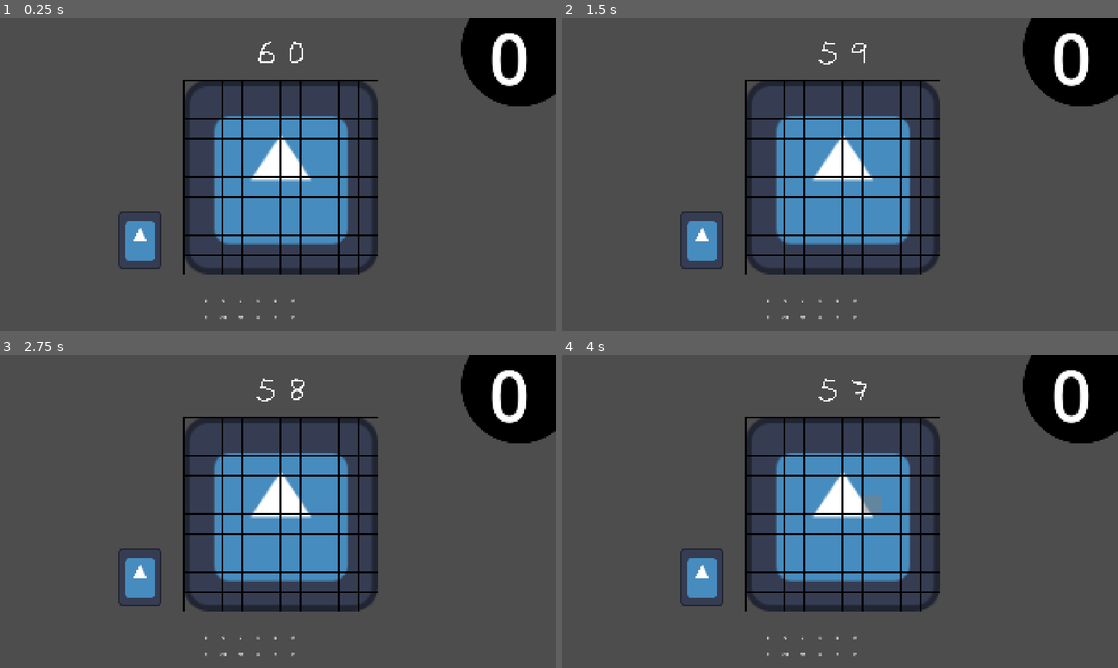
Above: before the commit, frames 1-4 (two rows, left to right).
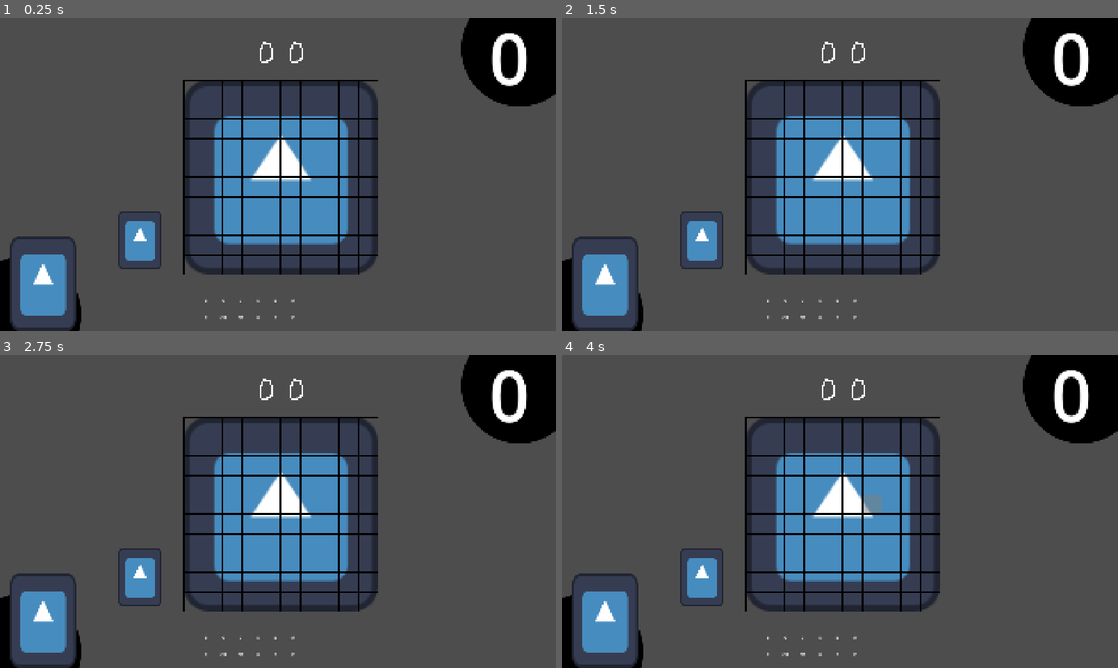
Above: after the commit, the same moments.

Repository: milkeotothemoon/GMTK-26---Boys-at-the-Back
Game: Godot game, scene res://scenes/levels/Level0.tscn
Same seed, same stepped clock (60 frames per second), same inputs: the game is played once before the commit and once after it. This scene is started directly instead of the project's main scene. The engine's default icon, where the game draws it, is replaced by a stand-in: a white triangle on a blue panel in a dark square.
Inputs (mouse positions are in pixels of both pictures, inside the frame that each line leads up to):
- Up to frame 1 (0.25 s): no input
- Up to frame 2 (1.5 s): tap Enter at 0.5 s; drag from (767, 299) to (895, 105) at 0.52 s; drag from (784, 299) to (812, 237) at 1.27 s
- Up to frame 3 (2.75 s): tap Space at 2 s; move the mouse to (239, 636) at 2.02 s; click (239, 636) at 2.17 s
- Up to frame 4 (4 s): tap Enter at 2.75 s; drag from (817, 636) to (673, 464) at 2.77 s; tap Space at 3.5 s; drag from (840, 636) to (867, 511) at 3.52 s

The runs differ from the first frame. In frame 1, 2.7% of the frame differs, in the area x 0-50%, y 7-100%; in frame 2, 2.8%; in frame 3, 2.8%; in frame 4, 2.8%, in the area x 0-55%, y 7-100%.
Error before the commit: Invalid assignment of property or key 'text' with value of type 'String' on a base object of type 'null instance'. (res://scripts/gameplay/score_hud.gd:26)
Error after the commit: Attempt to call function 'reset_to_sleeping' in base 'null instance' on a null instance. (res://scripts/gameplay/build_phase.gd:17)

Commit message:
added part of sleeper in bottom left corner and adjusted core loop phases

Diff:
--- a/scenes/gameplay/RunPhaseController.tscn
+++ b/scenes/gameplay/RunPhaseController.tscn
@@ -1,3 +1,6 @@
 [gd_scene format=3 uid="uid://roujawpulhr7"]
 
+[ext_resource type="Script" uid="uid://c1pfu1ha3feom" path="res://scripts/gameplay/run_phase.gd" id="1_0mg0h"]
+
 [node name="RunPhaseController" type="Node2D" unique_id=832782929]
+script = ExtResource("1_0mg0h")
--- /dev/null
+++ b/scenes/gameplay/SleeperPortrait.tscn
@@ -0,0 +1,44 @@
+[gd_scene format=3 uid="uid://ct7pmsdcku03e"]
+
+[ext_resource type="Texture2D" uid="uid://cef26xd1577m8" path="res://icon.svg" id="1_ann17"]
+
+[sub_resource type="SpriteFrames" id="SpriteFrames_rovga"]
+animations = [{
+"frames": [],
+"loop": 1,
+"name": &"alert",
+"speed": 1.0
+}, {
+"frames": [],
+"loop": 1,
+"name": &"annoyed",
+"speed": 1.0
+}, {
+"frames": [],
+"loop": 1,
+"name": &"eyes_open",
+"speed": 1.0
+}, {
+"frames": [{
+"duration": 1.0,
+"texture": ExtResource("1_ann17")
+}],
+"loop": 1,
+"name": &"sleeping",
+"speed": 1.0
+}]
+
+[sub_resource type="CapsuleShape2D" id="CapsuleShape2D_rovga"]
+radius = 112.0
+height = 318.0
+
+[node name="SleeperPortrait" type="CharacterBody2D" unique_id=424663072]
+
+[node name="AnimatedSprite2D" type="AnimatedSprite2D" parent="." unique_id=36084823]
+scale = Vector2(1.78125, 2.53125)
+sprite_frames = SubResource("SpriteFrames_rovga")
+animation = &"sleeping"
+autoplay = "sleeping"
+
+[node name="CollisionShape2D" type="CollisionShape2D" parent="." unique_id=999929270]
+shape = SubResource("CapsuleShape2D_rovga")
--- a/scenes/levels/Level0.tscn
+++ b/scenes/levels/Level0.tscn
@@ -4,6 +4,7 @@
 [ext_resource type="PackedScene" uid="uid://dj4pr3ftuubh4" path="res://scenes/gameplay/BuildSpace.tscn" id="1_xh834"]
 [ext_resource type="PackedScene" uid="uid://cy7pfol0uoa7d" path="res://scenes/gameplay/Inventory.tscn" id="2_inventory"]
 [ext_resource type="PackedScene" uid="uid://cj7fvg2qu47rt" path="res://scenes/player/Player.tscn" id="3_player"]
+[ext_resource type="PackedScene" uid="uid://ct7pmsdcku03e" path="res://scenes/gameplay/SleeperPortrait.tscn" id="5_ax2ff"]
 [ext_resource type="PackedScene" uid="uid://roujawpulhr7" path="res://scenes/gameplay/RunPhaseController.tscn" id="5_in5bs"]
 [ext_resource type="PackedScene" uid="uid://b1alhoqjw6dc2" path="res://scenes/gameplay/ScoreHUD.tscn" id="6_in5bs"]
 
@@ -18,27 +19,13 @@
 [sub_resource type="LabelSettings" id="LabelSettings_75xeh"]
 font_size = 244
 
-[sub_resource type="GDScript" id="GDScript_rbe81"]
-script/source = "extends Node2D
-
-
-# Called when the node enters the scene tree for the first time.
-func _ready() -> void:
-	pass # Replace with function body.
-
-
-# Called every frame. 'delta' is the elapsed time since the previous frame.
-func _process(delta: float) -> void:
-	pass
-
-
-func _on_level_0_build_locked() -> void:
-	pass # Replace with function body.
-
-
-func start_run() -> void:
-	pass # Replace with function body.
-"
+[sub_resource type="StyleBoxFlat" id="StyleBoxFlat_ax2ff"]
+bg_color = Color(0, 0, 0, 1)
+corner_radius_top_left = 200
+corner_radius_top_right = 200
+corner_radius_bottom_right = 200
+corner_radius_bottom_left = 200
+corner_detail = 20
 
 [node name="Level0" type="Node2D" unique_id=250843063]
 script = ExtResource("1_qcr8a")
@@ -72,7 +59,7 @@
 expand_mode = 1
 stretch_mode = 5
 
-[node name="Panel" type="Panel" parent="." unique_id=2058796264]
+[node name="UpperRightCorner" type="Panel" parent="." unique_id=2058796264]
 offset_left = 1593.0
 offset_top = -94.0
 offset_right = 1993.0
@@ -80,7 +67,7 @@
 size_flags_stretch_ratio = 0.0
 theme_override_styles/panel = SubResource("StyleBoxFlat_75xeh")
 
-[node name="LevelLabel" type="Label" parent="Panel" unique_id=1346164908]
+[node name="LevelLabel" type="Label" parent="UpperRightCorner" unique_id=1346164908]
 layout_mode = 0
 offset_left = 47.0
 offset_top = 64.0
@@ -91,8 +78,17 @@
 horizontal_alignment = 1
 vertical_alignment = 1
 
+[node name="LowerLeftCorner" type="Panel" parent="." unique_id=1518838328]
+offset_left = -119.0
+offset_top = 823.0
+offset_right = 281.0
+offset_bottom = 1223.0
+theme_override_styles/panel = SubResource("StyleBoxFlat_ax2ff")
+
+[node name="SleeperPortrait" parent="LowerLeftCorner" unique_id=424663072 instance=ExtResource("5_ax2ff")]
+position = Vector2(268, 93)
+
 [node name="RunPhaseController" parent="." unique_id=832782929 instance=ExtResource("5_in5bs")]
-script = SubResource("GDScript_rbe81")
 
 [node name="ScoreHUD" parent="." unique_id=926461996 instance=ExtResource("6_in5bs")]
 
--- a/scripts/gameplay/build_phase.gd
+++ b/scripts/gameplay/build_phase.gd
@@ -3,7 +3,7 @@
 signal build_locked
 
 @onready var timer: Timer = $Timer
-@onready var level_label: Label = $Panel/LevelLabel
+@onready var level_label: Label = $UpperRightCorner/LevelLabel
 var _digit_textures: Array[Texture2D] = []
 
 func _ready() -> void:
@@ -14,6 +14,7 @@
 
 func start_build_phase() -> void:
 	GameState.is_build_locked = false
+	get_tree().get_first_node_in_group("sleeper_portrait").reset_to_sleeping()
 	timer.start(60.0)
 
 func _process(_delta: float) -> void:
--- a/scripts/gameplay/run_phase.gd
+++ b/scripts/gameplay/run_phase.gd
@@ -44,6 +44,13 @@
 
 func _finish_run() -> void:
 	var star_count := ScoringSystem.calculate_stars(AudioManager.decibel_total, LevelData.active_config)
+	var sleeper := get_tree().get_first_node_in_group("sleeper_portrait")
+	if sleeper:
+		sleeper.react_to_stars(star_count)
 	var score_hud := get_tree().get_first_node_in_group("score_hud")
 	if score_hud:
 		score_hud.show_result(star_count)
+
+
+func _on_level_0_build_locked() -> void:
+	pass # Replace with function body.
--- a/scripts/gameplay/score_hud.gd
+++ b/scripts/gameplay/score_hud.gd
@@ -1,7 +1,7 @@
 extends Control
 
-@onready var score_label: Label = $ScoreLabel
 @onready var result_panel: Panel = $ResultPanel
+@onready var score_label: Label = $ResultPanel/ScoreLabel
 @onready var result_label: Label = $ResultPanel/ResultLabel
 @onready var stars: Array[TextureRect] = [
 	$ResultPanel/StarsDisplay/Star1,
@@ -17,13 +17,10 @@
 var _star_count: int = 0
 
 func _ready() -> void:
-	result_panel.visible = false
+	add_to_group("score_hud")
+	visible = false
 	primary_button.pressed.connect(_on_primary_pressed)
 	secondary_button.pressed.connect(_on_secondary_pressed)
-
-func _process(_delta: float) -> void:
-	if not result_panel.visible:
-		score_label.text = "%.0f dB" % AudioManager.decibel_total
 
 func show_result(star_count: int) -> void:
 	_star_count = star_count
@@ -37,30 +34,21 @@
 	for i in range(3):
 		stars[i].texture = star_filled if i < star_count else star_empty
 
-	if star_count == 0:
-		result_label.text = "FAILED"
-		primary_button.text = "Retry"
-		secondary_button.text = "Back to Home"
-	else:
-		result_label.text = "%d STAR%s!" % [star_count, "S" if star_count > 1 else ""]
-		primary_button.text = "Proceed" if GameState.current_level_index < 5 else "Finish"
-		secondary_button.text = "Retry"
+	score_label.text = "%.0f pts" % AudioManager.decibel_total
+	result_label.text = "You Failed" if star_count == 0 else "You Did It!"
+	primary_button.text = "Retry" if star_count == 0 else "Continue"
+	secondary_button.text = "Go Back" if star_count == 0 else "Retry"
 
-	result_panel.visible = true
+	visible = true
 
 func _on_primary_pressed() -> void:
 	if _star_count == 0:
 		get_tree().reload_current_scene()
-	elif GameState.current_level_index < 5:
-		var next := GameState.current_level_index + 1
-		GameState.current_level_index = next
-		LevelData.load_level(next)
-		get_tree().change_scene_to_file("res://scenes/levels/Level%d.tscn" % next)
 	else:
-		get_tree().change_scene_to_file("res://scenes/main/Credits.tscn")
+		get_tree().change_scene_to_file("res://scenes/main/LevelSelection.tscn")
 
 func _on_secondary_pressed() -> void:
 	if _star_count == 0:
-		get_tree().change_scene_to_file("res://scenes/main/Home.tscn")
+		get_tree().change_scene_to_file("res://scenes/main/LevelSelection.tscn")
 	else:
 		get_tree().reload_current_scene()
--- /dev/null
+++ b/scripts/gameplay/sleeper_portrait.gd
@@ -0,0 +1,15 @@
+extends AnimatedSprite2D
+
+func _ready() -> void:
+	add_to_group("sleeper_portrait")
+	play("sleeping")
+
+func reset_to_sleeping() -> void:
+	play("sleeping")
+
+func react_to_stars(star_count: int) -> void:
+	match star_count:
+		0: play("sleeping")
+		1: play("eyes_open")
+		2: play("annoyed")
+		_: play("alert")
Not shown, added: scripts/gameplay/sleeper_portrait.gd.uid
